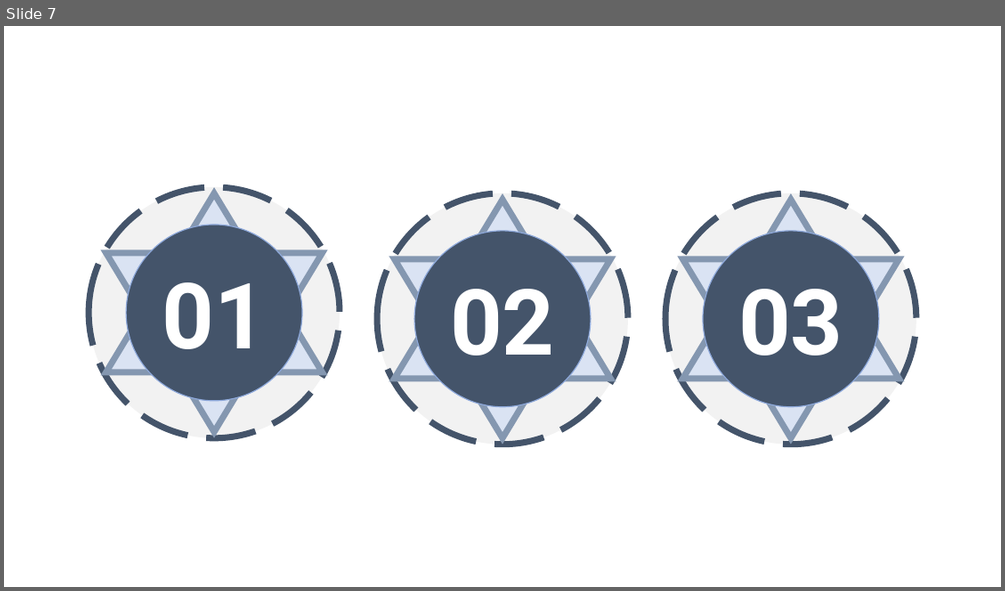
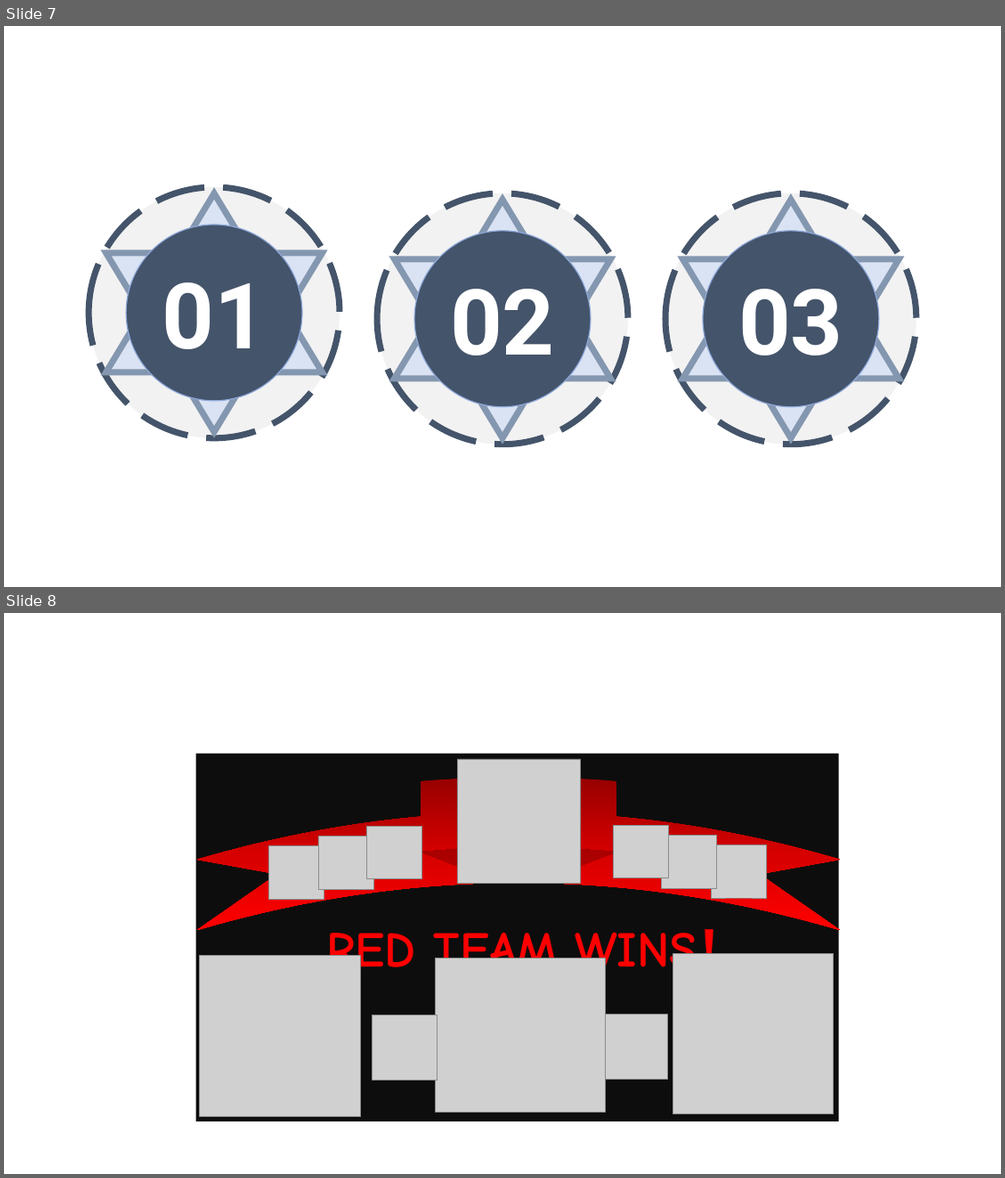
Before and after one commit to CBDT-JWT/EESDC2024-TOP, a slide deck: pics/paintings.pptx. Shown one above the other, each under a label of ours: slide 7 before the commit, slides 7 and 8 after it. The pictures are 1005x591 and 1005x1178 pixels, drawn with LibreOffice and Linux fonts; fonts in the diff are those of the drawing; grey boxes stand for pictures. Boxes give left, top, right and bottom in pixels: in the first picture for what was removed or moved away, otherwise in the second. Text is boxed around its words. In the diff, an @@ line names an element or a change of style, - is before the commit and + after.

```diff
--- a/pics/paintings.pptx
+++ b/pics/paintings.pptx
@@ slide 8 added at (x1=4, y1=613, x2=1001, y2=1174), background #FFFFFF @@
@@ rectangle added at (x1=196, y1=754, x2=840, y2=1121), fill #000000 at 95% opacity @@
@@ picture added at (x1=457, y1=759, x2=581, y2=883) @@
@@ ellipse ribbon added at (x1=197, y1=777, x2=840, y2=930), fill gradient #970000 to #D70000 to #FF0000 @@
@@ picture added at (x1=367, y1=826, x2=422, y2=879) @@
@@ picture added at (x1=614, y1=825, x2=669, y2=877) @@
@@ picture added at (x1=268, y1=845, x2=324, y2=899) @@
@@ picture added at (x1=318, y1=835, x2=373, y2=889) @@
@@ picture added at (x1=662, y1=835, x2=717, y2=888) @@
@@ picture added at (x1=711, y1=844, x2=766, y2=898) @@
@@ text added at (x1=326, y1=924, x2=746, y2=983), 48 pt, text #FF0000, bold @@
+RED TEAM WINS！
@@ picture added at (x1=200, y1=956, x2=361, y2=1116) @@
@@ picture added at (x1=436, y1=957, x2=606, y2=1111) @@
@@ picture added at (x1=673, y1=953, x2=834, y2=1114) @@
@@ picture added at (x1=372, y1=1014, x2=437, y2=1079) @@
@@ picture added at (x1=601, y1=1013, x2=666, y2=1078) @@
```
Also in this commit, not shown: 3 other slides added, 2 slides removed, 26 other files.
